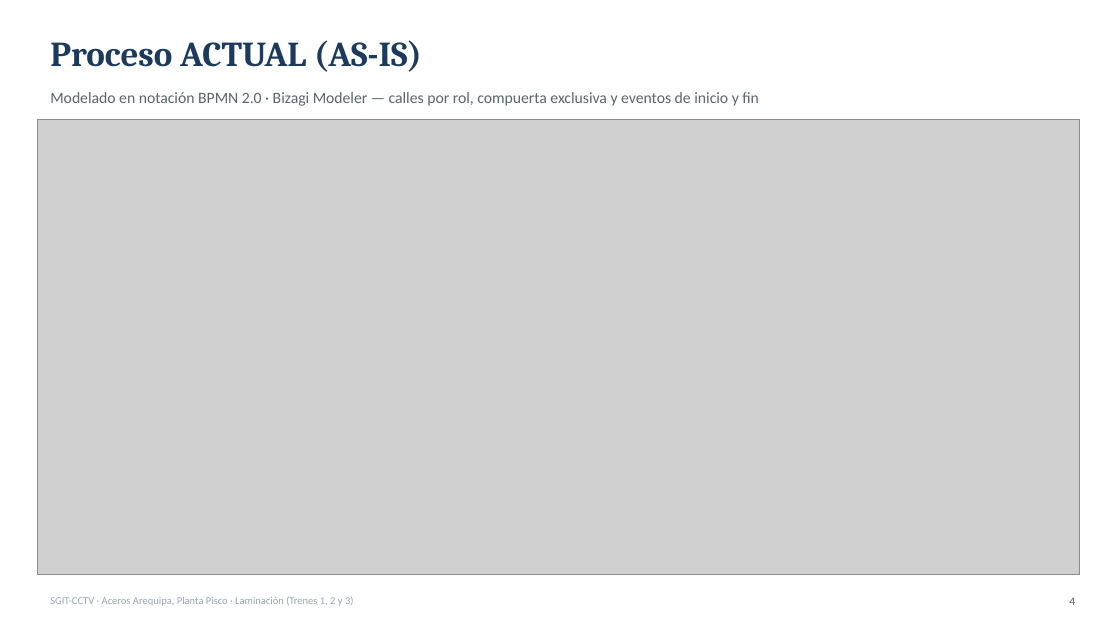
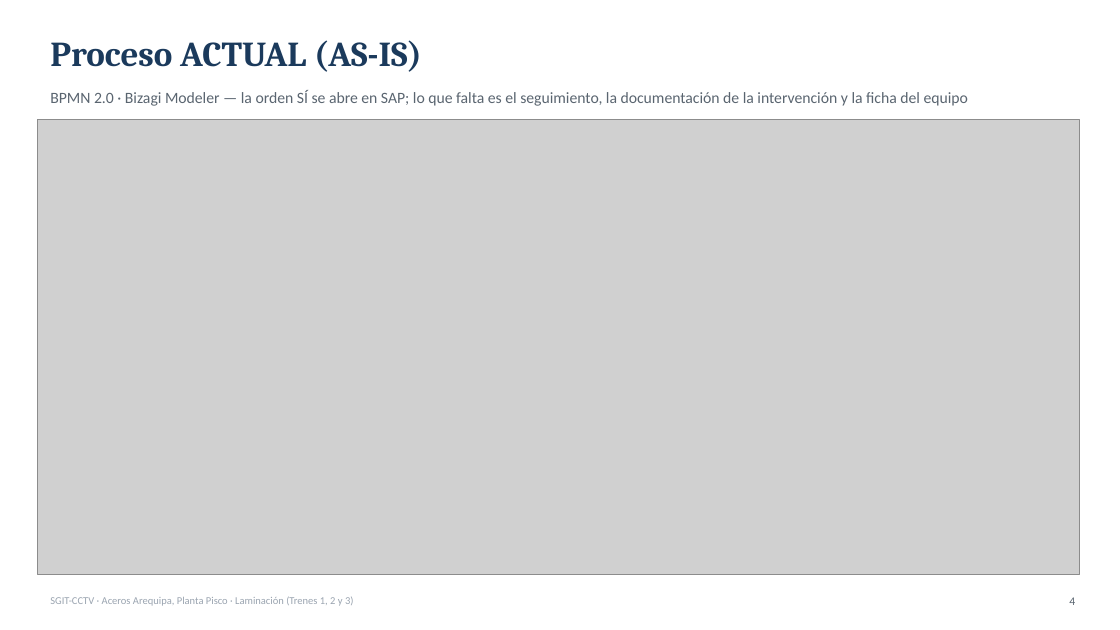
Before and after one commit to steinsGate4466/sgit-cctv, a slide deck: slide 5 of docs/presentaciones/SGIT-CCTV_Proceso_Antes_y_Despues.pptx (slide 4 before the commit). Drawn at 1120x630 pixels with LibreOffice and Linux fonts; fonts in the diff are those of the drawing; grey boxes stand for pictures. Boxes give left, top, right and bottom in pixels: in the first picture for what was removed or moved away, otherwise in the second. Text is boxed around its words. In the diff, an @@ line names an element or a change of style, - is before the commit and + after.

```diff
--- a/docs/presentaciones/SGIT-CCTV_Proceso_Antes_y_Despues.pptx
+++ b/docs/presentaciones/SGIT-CCTV_Proceso_Antes_y_Despues.pptx
@@ text at (50, 90, 968, 106): text changed @@
-Modelado en notación BPMN 2.0 · Bizagi Modeler — calles por rol, compuerta exclusiva y eventos de inicio y fin
+BPMN 2.0 · Bizagi Modeler — la orden SÍ se abre en SAP; lo que falta es el seguimiento, la documentación de la intervención y la ficha del equipo
```
Also in this commit, not shown: 4 other slides changed, 2 slides added, 22 other files.
